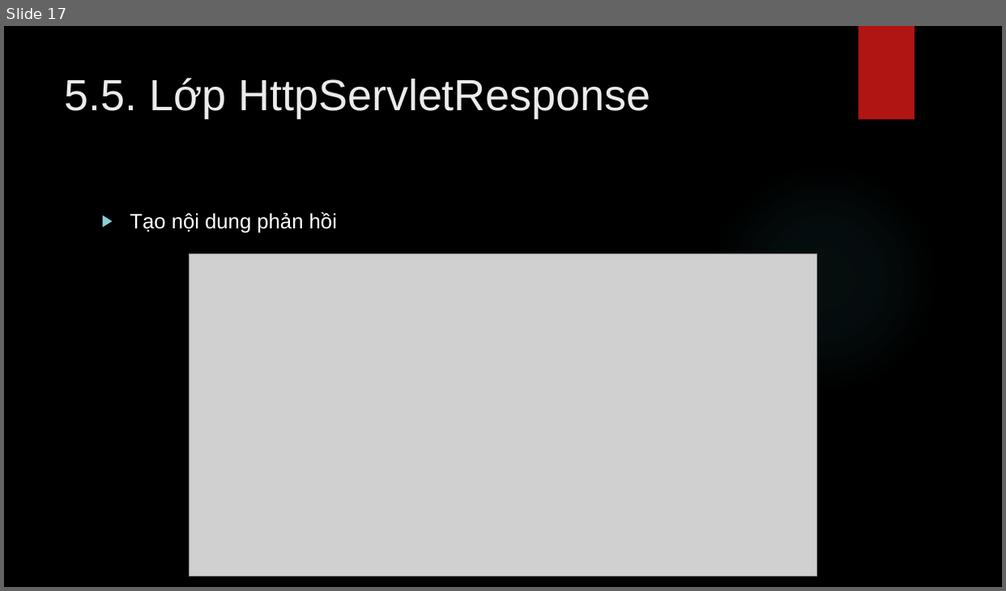
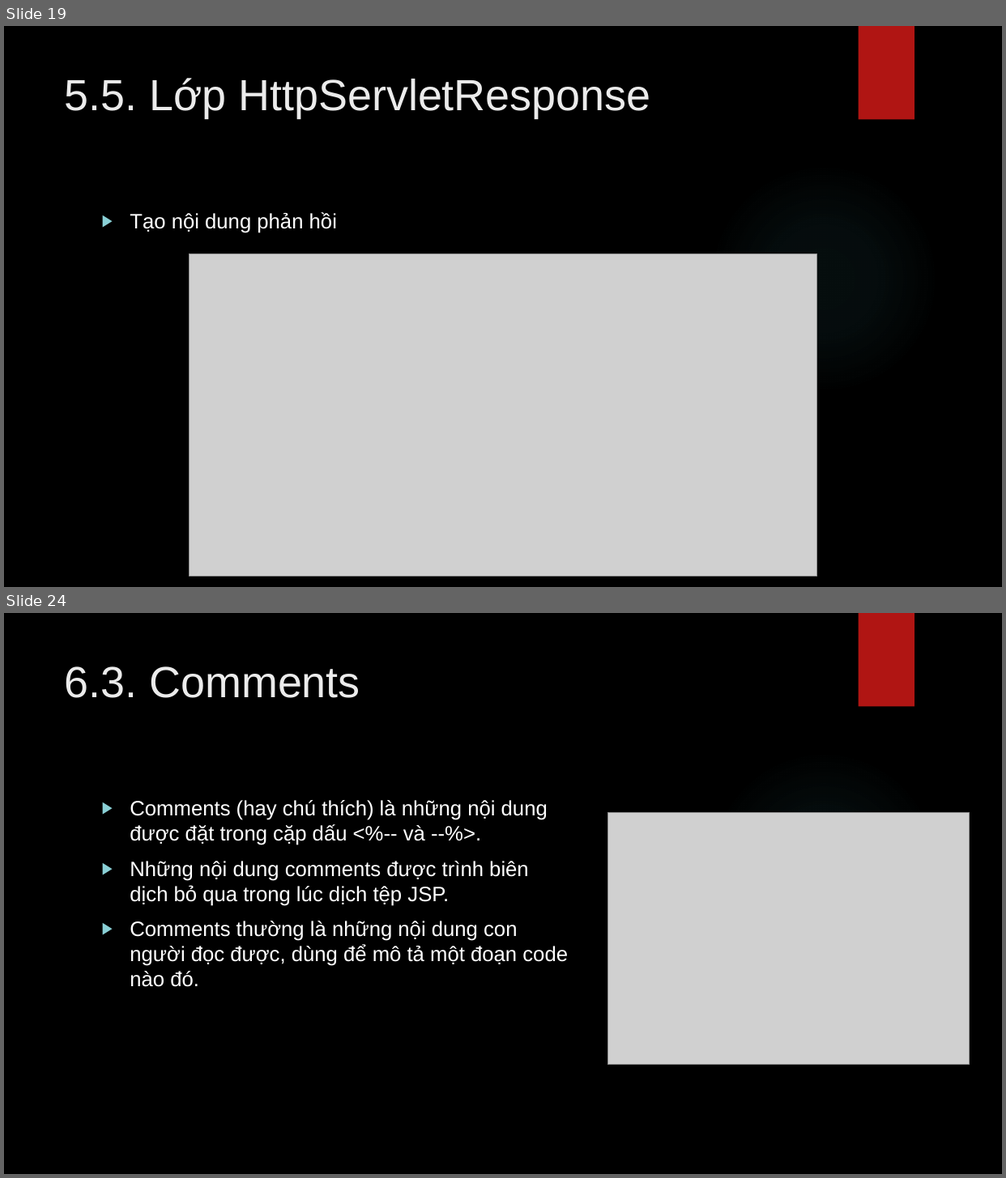
Before and after one commit to lequochai26/GDUTraining_Basic_Java_Web_Development, a slide deck: Slides/Day_7_2.pptx. Shown one above the other, each under a label of ours: slide 17 before the commit, slides 19 and 24 after it; the slides between them are not shown. The pictures are 1006x591 and 1006x1178 pixels, drawn with LibreOffice and Linux fonts; fonts in the diff are those of the drawing; grey boxes stand for pictures; background and template pictures are left out. Boxes give left, top, right and bottom in pixels: in the first picture for what was removed or moved away, otherwise in the second. Text is boxed around its words. In the diff, an @@ line names an element or a change of style, - is before the commit and + after.

```diff
--- a/Slides/Day_7_2.pptx
+++ b/Slides/Day_7_2.pptx
@@ slide 24 added at (4,613,1002,1174), background picture (left out); not listed: 2 template elements that a slide beside it also shows @@
@@ title added at (65,666,360,698), 42 pt, text #EBEBEB @@
+6.3. Comments
@@ text added at (130,800,568,987), 20 pt, text #FFFFFF @@
+▶ Comments (hay chú thích) là những nội dung được đặt trong cặp dấu <%-- và --%>.
+▶ Những nội dung comments được trình biên dịch bỏ qua trong lúc dịch tệp JSP.
+▶ Comments thường là những nội dung con người đọc được, dùng để mô tả một đoạn code nào đó.
@@ picture added at (608,812,970,1064) @@
@@ what was slide 17 is now slide 19 @@
```
Also in this commit, not shown: 3 slides changed, 39 other slides added, 2 other files.
